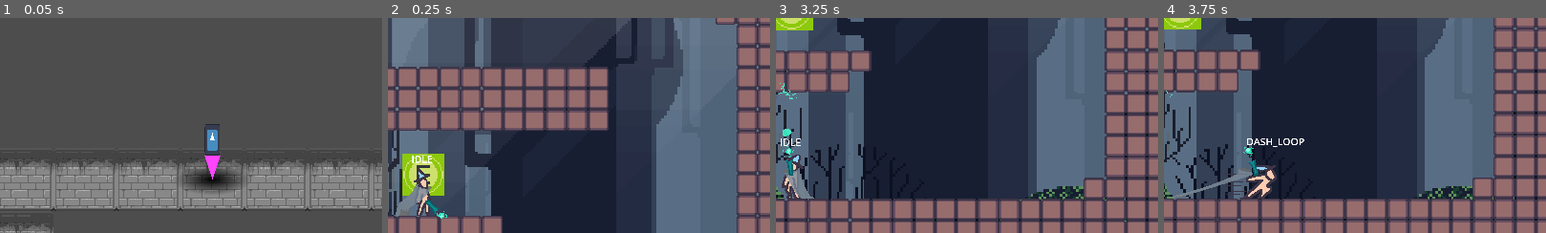
Above: before the commit, frames 1-4 (left to right).
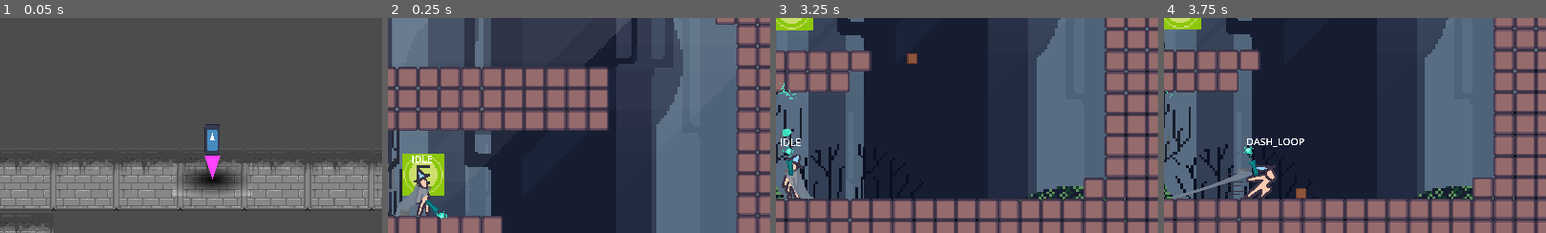
Above: after the commit, the same moments.

Repository: DennisFan11/Runeopoly
Game: Godot game, scene res://UnitTest/GameLoopFSM/GameLoopFSM_UnitTest.tscn
Same seed, same stepped clock (60 frames per second), same inputs: the game is played once before the commit and once after it. The engine's default icon, where the game draws it, is replaced by a stand-in: a white triangle on a blue panel in a dark square.
Inputs (mouse positions are % of the whole screen's width and height, from its top left):
- Up to frame 1 (0.05 s): no input
- Up to frame 2 (0.25 s): no input
- Up to frame 3 (3.25 s): move the mouse to (72, 45) at 0.52 s; hold D (right) 0.53-1.25 s; hold Shift (grab) 0.53-1.25 s; click (72, 45) at 0.67 s; tap Space (jump) at 0.77 s; tap Q (item_drop, bound only after the commit) at 0.8 s; drag from (30, 55) to (57, 76) at 1.27 s; move the mouse to (60, 28) at 2.02 s; hold A (left) 2.03-2.75 s; hold F (item_grab, bound only after the commit) 2.03-2.75 s; tap E (item_switch, bound only after the commit) at 2.3 s; drag from (45, 70) to (20, 35) at 2.77 s
- Up to frame 4 (3.75 s): move the mouse to (80, 65) at 3.52 s; hold D (right) from 3.53 s (still down); hold Q (item_drop, bound only after the commit) from 3.53 s (still down); right-click (80, 65) at 3.6 s
The pictures show only the part of the screen within x 45-95%, y 12-62%; the shares and areas given below are measured in that part.

The runs differ from the first frame. In frame 1, 0.1% of the frame differs, in the area x 45-66%, y 67-83%; in frame 2, less than 0.1%; in frame 3, 0.1%, in the area x 34-37%, y 16-22%; in frame 4, 0.1%.
Error after the commit: Out of bounds get index '-1' (on base: 'Array[Item]') (res://Unit/components/ItemOwner/item_owner.gd:44)

Commit message:
rope and item

Diff:
--- /dev/null
+++ b/GameLoopFSM/Blocks/Components/ItemSpawner/ItemSpawnner.tscn
@@ -0,0 +1,6 @@
+[gd_scene load_steps=2 format=3 uid="uid://dq204dvnqi4qt"]
+
+[ext_resource type="Script" path="res://GameLoopFSM/Blocks/Components/ItemSpawner/item_spawnner.gd" id="1_xlv6x"]
+
+[node name="ItemSpawnner" type="Node2D"]
+script = ExtResource("1_xlv6x")
--- /dev/null
+++ b/GameLoopFSM/Blocks/Components/ItemSpawner/item_spawnner.gd
@@ -0,0 +1,13 @@
+extends Node2D
+@export var SpawnTime:float = 3.0
+@export var ItemScene:PackedScene
+var _time:float = 0.0
+func _process(delta: float) -> void:
+	_time += delta
+	if _time >= SpawnTime:
+		_spawn()
+		_time = 0.0
+func _spawn():
+	var node:Item = ItemScene.instantiate()
+	node.set_pos(position)
+	get_parent().add_child(node)
--- a/GameLoopFSM/Blocks/test_block/test_world.tscn
+++ b/GameLoopFSM/Blocks/test_block/test_world.tscn
@@ -1,10 +1,12 @@
-[gd_scene load_steps=7 format=4 uid="uid://s88mnqqmabjc"]
+[gd_scene load_steps=9 format=4 uid="uid://s88mnqqmabjc"]
 
 [ext_resource type="Script" path="res://GameLoopFSM/Blocks/test_block/test_world.gd" id="1_herei"]
 [ext_resource type="TileSet" uid="uid://ck1lf81bxcgpc" path="res://GameLoopFSM/Blocks/WorldAsset/WorldTileSet.tres" id="2_01tow"]
 [ext_resource type="PackedScene" uid="uid://fioblsml8my8" path="res://GameLoopFSM/Blocks/Components/EntryPoint/EntryPoint.tscn" id="3_c5yy2"]
 [ext_resource type="PackedScene" uid="uid://bpgh6n0nnkpx6" path="res://GameLoopFSM/Blocks/Components/EnemySpawnPoint/EnemySpawnPoint.tscn" id="4_kfi1b"]
 [ext_resource type="PackedScene" uid="uid://db2gjgxfkfhla" path="res://GameLoopFSM/Blocks/Components/Backgrounds/Forest/ForestBackground.tscn" id="5_82loe"]
+[ext_resource type="PackedScene" uid="uid://dq204dvnqi4qt" path="res://GameLoopFSM/Blocks/Components/ItemSpawner/ItemSpawnner.tscn" id="6_hbhqd"]
+[ext_resource type="PackedScene" uid="uid://b86kri7d8bjwh" path="res://Items/Destructible_Item/Iorn/Iorn.tscn" id="6_r6w0t"]
 
 [sub_resource type="NavigationPolygon" id="NavigationPolygon_h27mo"]
 vertices = PackedVector2Array(688.523, -85.7188, 664.461, 698.688, 591, 591, 591, -15, -71, -72.2422, -15, -15, -123.93 …(555 unchanged characters)…
@@ -35,3 +37,7 @@
 
 [node name="EnemySpawnPoint3" parent="." instance=ExtResource("4_kfi1b")]
 position = Vector2(497, 87)
+
+[node name="ItemSpawnner" parent="." instance=ExtResource("6_hbhqd")]
+position = Vector2(383, 378)
+ItemScene = ExtResource("6_r6w0t")
--- /dev/null
+++ b/Items/Destructible_Item/Destructible_Item.gd
@@ -0,0 +1,35 @@
+class_name Destructible_Item extends Item
+
+
+@export var body:RigidBody2D
+func set_pos(pos:Vector2):
+	body.position = pos
+func get_pos()-> Vector2:
+	return body.position
+
+func _IDLE(delta: float)-> void:
+	_gravity_move(delta)
+	super(delta)
+
+func _CONNECTED_IDLE(delta: float)-> void:
+	_gravity_move(delta)
+	_hook_move(delta)
+	super(delta)
+func _SELECT(delta: float)-> void:
+	_gravity_move(delta)
+	_hook_move(delta)
+	super(delta)
+
+
+func _gravity_move(delta: float)-> void:
+	pass
+func _hook_move(delta: float)-> void:
+	body.apply_impulse(_get_force() * delta)
+
+
+
+
+
+
+
+#
--- /dev/null
+++ b/Items/Destructible_Item/Iorn/Iorn.gdshader
@@ -0,0 +1,81 @@
+shader_type canvas_item;
+
+uniform float max_line_width = 10.0;
+uniform float min_line_width = 5.0;
+uniform float freq = 1.0;
+uniform float block_size = 20.0;
+uniform vec4 starting_colour = vec4(0,0,0,1);
+uniform vec4 ending_colour = vec4(1);
+
+const float pi = 3.1415;
+const int ang_res = 16;
+const int grad_res = 8;
+
+float hash(vec2 p, float s) {
+	return fract(35.1 * sin(dot(vec3(112.3, 459.2, 753.2), vec3(p, s))));
+}
+
+float noise(vec2 p, float s) {
+	vec2 d = vec2(0, 1);
+	vec2 b = floor(p);
+	vec2 f = fract(p);
+	return mix(
+		mix(hash(b + d.xx, s), hash(b + d.yx, s), f.x),
+		mix(hash(b + d.xy, s), hash(b + d.yy, s), f.x), f.y);
+}
+
+float getLineWidth(vec2 p, float s) {
+	p /= block_size;
+	float w = 0.0;
+	float intensity = 1.0;
+	for (int i = 0; i < 3; i++) {
+		w = mix(w, noise(p, s), intensity);
+		p /= 2.0;
+		intensity /= 2.0;
+	}
+
+	return mix(max_line_width, min_line_width, w);
+}
+
+bool pixelInRange(sampler2D text, vec2 uv, vec2 dist) {
+	float alpha = 0.0;
+	for (int i = 0; i < ang_res; i++) {
+		float angle = 2.0 * pi * float(i) / float(ang_res);
+		vec2 disp = dist * vec2(cos(angle), sin(angle));
+		if (texture(text, uv + disp).a > 0.0) return true;
+	}
+	return false;
+}
+
+float getClosestDistance(sampler2D text, vec2 uv, vec2 maxDist) {
+	if (!pixelInRange(text, uv, maxDist)) return -1.0;
+
+	float hi = 1.0; float lo = 0.0;
+
+	for (int i = 1; i <= grad_res; i++) {
+		float curr = (hi + lo) / 2.0;
+		if (pixelInRange(text, uv, curr * maxDist)) {
+			hi = curr;
+		}
+		else {
+			lo = curr;
+		}
+	}
+	return hi;
+
+}
+
+void fragment() {
+	float timeStep = floor(freq * TIME);
+	vec2 scaledDist = TEXTURE_PIXEL_SIZE;
+	scaledDist *= getLineWidth(UV / TEXTURE_PIXEL_SIZE, timeStep);
+	float w = getClosestDistance(TEXTURE, UV, scaledDist);
+
+	if (( w > 0.0) && (texture(TEXTURE, UV).a < 0.2)) {
+		COLOR = mix(starting_colour, ending_colour, tanh(3.0*w));
+	}
+	else {
+		COLOR = texture(TEXTURE, UV);
+	}
+
+}
--- /dev/null
+++ b/Items/Destructible_Item/Iorn/Iorn.tscn
@@ -0,0 +1,31 @@
+[gd_scene load_steps=6 format=3 uid="uid://b86kri7d8bjwh"]
+
+[ext_resource type="Script" path="res://Items/Destructible_Item/Iorn/iorn.gd" id="1_l8sah"]
+[ext_resource type="Texture2D" uid="uid://74wipwa4djgx" path="res://Items/Destructible_Item/Iorn/test_item.png" id="2_owst1"]
+[ext_resource type="Texture2D" uid="uid://cqr7a385poupo" path="res://Items/Destructible_Item/Iorn/item_select.png" id="3_550qu"]
+
+[sub_resource type="PhysicsMaterial" id="PhysicsMaterial_r0b3v"]
+friction = 0.1
+
+[sub_resource type="RectangleShape2D" id="RectangleShape2D_mehto"]
+size = Vector2(8, 8)
+
+[node name="Iorn" type="Node2D" node_paths=PackedStringArray("body")]
+script = ExtResource("1_l8sah")
+body = NodePath("RigidBody2D")
+
+[node name="RigidBody2D" type="RigidBody2D" parent="." groups=["Item"]]
+collision_layer = 8
+collision_mask = 15
+physics_material_override = SubResource("PhysicsMaterial_r0b3v")
+
+[node name="CollisionShape2D" type="CollisionShape2D" parent="RigidBody2D"]
+shape = SubResource("RectangleShape2D_mehto")
+
+[node name="TestItem" type="Sprite2D" parent="RigidBody2D"]
+texture = ExtResource("2_owst1")
+
+[node name="ItemSelect" type="Sprite2D" parent="RigidBody2D"]
+visible = false
+z_index = 5
+texture = ExtResource("3_550qu")
--- /dev/null
+++ b/Items/Destructible_Item/Iorn/iorn.gd
@@ -0,0 +1,14 @@
+extends Destructible_Item
+func _IDLE(delta: float)-> void:
+	super(delta)
+	_glow(false)
+func _CONNECTED_IDLE(delta: float)-> void: # 取消發光
+	super(delta)
+	_glow(false)
+func _SELECT(delta: float)-> void: # 啟用發光
+	super(delta)
+	_glow(true)
+
+
+func _glow(enable:bool):
+	$RigidBody2D/ItemSelect.visible = enable
--- /dev/null
+++ b/Items/Item_class.gd
@@ -0,0 +1,72 @@
+class_name Item extends Node
+
+static var player_pos:Vector2
+var EndTarget:Vector2 # 到達後消除
+
+
+func set_pos(pos:Vector2):
+	pass
+func get_pos()-> Vector2:
+	return Vector2.ZERO
+
+func _IDLE(delta: float)-> void:
+	_rope.visible = false
+func _CONNECTED_IDLE(delta: float)-> void:
+	_rope.visible = true
+	_update_rope()
+func _SELECT(delta: float)-> void:
+	_rope.visible = true
+	_update_rope()
+
+
+var _rope:Line2D
+func _update_rope():
+	_rope.points = [player_pos, get_pos()]
+func _ready() -> void:
+	var scene:PackedScene = preload("res://Items/Rope/Rope.tscn")
+	_rope = scene.instantiate()
+	add_child(_rope)
+
+
+
+
+var _state:int = IDLE
+enum {IDLE, CONNECTED_IDLE, SELECT, CHARGING, USED}
+
+func set_state(new:int):
+	_state = new
+func _physics_process(delta: float) -> void:
+	match _state:
+		IDLE:
+			_IDLE(delta)
+		CONNECTED_IDLE:
+			_CONNECTED_IDLE(delta)
+		SELECT:
+			_SELECT(delta)
+
+
+
+
+func _get_force()-> Vector2: # 計算connect加速度
+	const ROPE_DIST:float = 40.0
+	const K:float = 20.0
+	var dist:Vector2 = get_pos() - player_pos
+
+	if dist.length() <= ROPE_DIST: # 繩子長度內
+		return Vector2.ZERO
+	dist -= dist.normalized()*ROPE_DIST
+	var force:Vector2 = -K * dist
+	return force
+
+
+
+
+
+
+
+
+
+
+
+
+#
--- /dev/null
+++ b/Items/Rope/Rope.tscn
@@ -0,0 +1,4 @@
+[gd_scene format=3 uid="uid://b3u18qu8nxcey"]
+
+[node name="Rope" type="Line2D"]
+width = 1.0
--- /dev/null
+++ b/Unit/components/ItemOwner/ItemOwner.tscn
@@ -0,0 +1,16 @@
+[gd_scene load_steps=3 format=3 uid="uid://b05ewmy758ggq"]
+
+[ext_resource type="Script" path="res://Unit/components/ItemOwner/item_owner.gd" id="1_x8rgp"]
+
+[sub_resource type="CircleShape2D" id="CircleShape2D_etsf5"]
+radius = 50.01
+
+[node name="ItemOwner" type="Node2D"]
+script = ExtResource("1_x8rgp")
+
+[node name="Area2D" type="Area2D" parent="."]
+collision_layer = 8
+collision_mask = 8
+
+[node name="CollisionShape2D" type="CollisionShape2D" parent="Area2D"]
+shape = SubResource("CircleShape2D_etsf5")
--- /dev/null
+++ b/Unit/components/ItemOwner/item_owner.gd
@@ -0,0 +1,73 @@
+extends Node2D # ItemOwner
+
+
+
+
+
+func _physics_process(delta: float) -> void:
+	Item.player_pos = global_position
+
+
+enum {IDLE, CONNECTED_IDLE, SELECT, CHARGING, USED}
+
+func _grab_item():
+	for i in $Area2D.get_overlapping_bodies():
+		_check(i)
+
+func _check(body:Node2D): # FIXME
+	if Input.is_action_pressed("item_grab") and body.is_in_group("Item"):
+		var item = body.get_parent() as Item
+		if not (item in item_arr):
+			item.set_state(Item.CONNECTED_IDLE)
+			item_arr.append(item)
+
+
+var item_arr:Array[Item]
+var _curr_item:int = -1:
+	set(new):
+		if new >= item_arr.size():
+			_curr_item = 0
+		else:
+			_curr_item = new
+	get():
+		if item_arr.size()==0: # no item
+			_curr_item = -1
+			return _curr_item
+		else: # have item
+			_curr_item = clampi(_curr_item, 0, item_arr.size()-1)
+			return _curr_item
+
+func _next_item(): # 下一個
+	if _curr_item!= -1:
+		item_arr[_curr_item].set_state(Item.CONNECTED_IDLE)
+	_curr_item += 1
+	item_arr[_curr_item].set_state(Item.SELECT)
+func _drop_item(): # 移除連結
+	if _curr_item == -1: # no item
+		return
+	item_arr.pop_at(_curr_item).set_state(Item.IDLE)
+	_curr_item = _curr_item
+	if _curr_item == -1: # no item
+		return
+	item_arr[_curr_item].set_state(Item.SELECT)
+
+func _input(event: InputEvent) -> void:
+	if event.is_action_pressed("item_switch"):
+		_next_item()
+		print(_curr_item)
+		print(item_arr)
+	elif event.is_action_pressed("item_drop"):
+		_drop_item()
+	elif event.is_action_pressed("item_grab"):
+		_grab_item()
+
+
+
+
+
+
+
+
+
+
+#
--- a/Unit/player/Wizard/Wizard.tscn
+++ b/Unit/player/Wizard/Wizard.tscn
@@ -6,6 +6,7 @@
 [ext_resource type="PackedScene" uid="uid://dvg361wnlxmr3" path="res://Unit/components/Cloak/Cloak.tscn" id="3_44ghp"]
 [ext_resource type="Shader" path="res://Unit/player/Wizard/Chaos.gdshader" id="5_ljm2l"]
 [ext_resource type="PackedScene" uid="uid://bn7wom7ltjq6r" path="res://Unit/Weapon/Wand/Wand.tscn" id="6_kaf1f"]
+[ext_resource type="PackedScene" uid="uid://b05ewmy758ggq" path="res://Unit/components/ItemOwner/ItemOwner.tscn" id="7_8oiox"]
 
 [sub_resource type="RectangleShape2D" id="RectangleShape2D_qwumb"]
 size = Vector2(12, 28)
@@ -97,3 +98,5 @@
 offset_bottom = 19.0
 grow_horizontal = 2
 grow_vertical = 2
+
+[node name="ItemOwner" parent="." instance=ExtResource("7_8oiox")]
--- a/Unit/player/player_class.gd
+++ b/Unit/player/player_class.gd
@@ -62,6 +62,7 @@
 
 func _enemy_scanner_init():
 	_scan_area = Area2D.new()
+	_scan_area.visible = false
 	_scan_area.collision_layer = 3
 	_scan_area.collision_mask = 3
 	var coll = CollisionShape2D.new()
--- a/project.godot
+++ b/project.godot
@@ -25,10 +25,12 @@
 "res://GameLoopFSM/": "blue",
 "res://GameLoopFSM/Blocks/": "green",
 "res://GameLoopFSM/Blocks/Components/": "yellow",
+"res://GameLoopFSM/Blocks/Components/ItemSpawner/": "red",
 "res://GameLoopFSM/GameBoard/PlayerIcon/": "red",
 "res://TestStuff/": "green",
 "res://Unit/": "red",
 "res://Unit/Effect/fonts/": "orange",
+"res://Unit/components/": "green",
 "res://Unit/player/asset/": "orange"
 }
 
@@ -37,6 +39,7 @@
 EntryPoint="地圖進入點"
 EnemySpawnPoint="敵人刷新點"
 Wall="地圖牆"
+Item=""
 
 [input]
 
@@ -118,6 +121,26 @@
 "events": [Object(InputEventJoypadMotion,"resource_local_to_scene":false,"resource_name":"","device":-1,"axis":3,"axis_value":1.0,"script":null)
 ]
 }
+item_grab={
+"deadzone": 0.5,
+"events": [Object(InputEventKey,"resource_local_to_scene":false,"resource_name":"","device":-1,"window_id":0,"alt_pressed":false,"shift_pressed":false,"ctrl_pressed":false,"meta_pressed":false,"pressed":false,"keycode":0,"physical_keycode":70,"key_label":0,"unicode":102,"location":0,"echo":false,"script":null)
+]
+}
+item_drop={
+"deadzone": 0.5,
+"events": [Object(InputEventKey,"resource_local_to_scene":false,"resource_name":"","device":-1,"window_id":0,"alt_pressed":false,"shift_pressed":false,"ctrl_pressed":false,"meta_pressed":false,"pressed":false,"keycode":0,"physical_keycode":81,"key_label":0,"unicode":113,"location":0,"echo":false,"script":null)
+]
+}
+item_switch={
+"deadzone": 0.5,
+"events": [Object(InputEventKey,"resource_local_to_scene":false,"resource_name":"","device":-1,"window_id":0,"alt_pressed":false,"shift_pressed":false,"ctrl_pressed":false,"meta_pressed":false,"pressed":false,"keycode":0,"physical_keycode":69,"key_label":0,"unicode":101,"location":0,"echo":false,"script":null)
+]
+}
+item_charge={
+"deadzone": 0.5,
+"events": [Object(InputEventKey,"resource_local_to_scene":false,"resource_name":"","device":-1,"window_id":0,"alt_pressed":false,"shift_pressed":false,"ctrl_pressed":false,"meta_pressed":false,"pressed":false,"keycode":0,"physical_keycode":86,"key_label":0,"unicode":118,"location":0,"echo":false,"script":null)
+]
+}
 
 [layer_names]
 
@@ -128,3 +151,4 @@
 [rendering]
 
 textures/canvas_textures/default_texture_filter=0
+viewport/hdr_2d=true
Binary file added: Items/Destructible_Item/Iorn/item_select.png
Not shown, added: Items/Destructible_Item/Iorn/item_select.png.import
Binary file added: Items/Destructible_Item/Iorn/test_item.png
Not shown, added: Items/Destructible_Item/Iorn/test_item.png.import
Not shown: 1 places in Unit/player/Wizard/Wizard.tscn that only renumber resources
